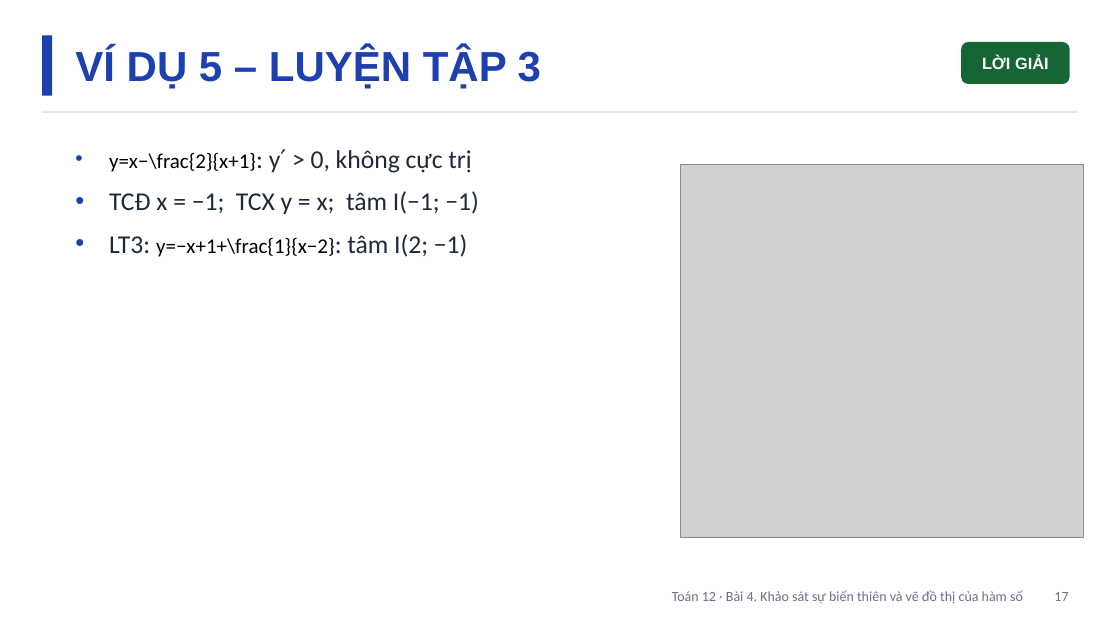
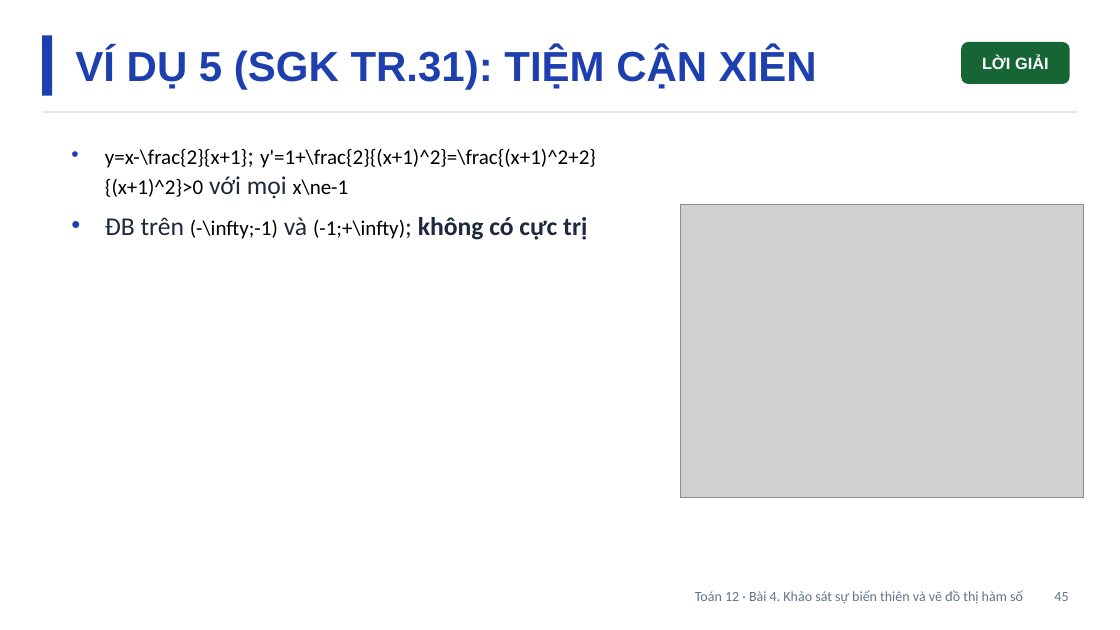
Before and after one commit to Trangtu66/Taode_thi_online, a slide deck: slide 45 of mon/toan/slide/lop12/Slide_TOAN12_Bai4_T14-18.pptx (slide 17 before the commit). Drawn at 1120x630 pixels with LibreOffice and Linux fonts; fonts in the diff are those of the drawing; grey boxes stand for pictures. Boxes give left, top, right and bottom in pixels: in the first picture for what was removed or moved away, otherwise in the second. Text is boxed around its words. In the diff, an @@ line names an element or a change of style, - is before the commit and + after.

```diff
--- a/mon/toan/slide/lop12/Slide_TOAN12_Bai4_T14-18.pptx
+++ b/mon/toan/slide/lop12/Slide_TOAN12_Bai4_T14-18.pptx
@@ text at (75,48,817,90): text changed @@
-VÍ DỤ 5 – LUYỆN TẬP 3
+VÍ DỤ 5 (SGK TR.31): TIỆM CẬN XIÊN
@@ text at (105,149,596,240): text changed; size 22 to 18 pt; text colour #1E293B to #000000 @@
-• y=x−\frac{2}{x+1}: y′ > 0, không cực trị
-• TCĐ x = −1; TCX y = x; tâm I(−1; −1)
-• LT3: y=−x+1+\frac{1}{x−2}: tâm I(2; −1)
+• y=x-\frac{2}{x+1}; y'=1+\frac{2}{(x+1)^2}=\frac{(x+1)^2+2}{(x+1)^2}>0 với mọi x\ne-1
+• ĐB trên (-\infty;-1) và (-1;+\infty); không có cực trị
@@ picture: place and size @@
-picture at (681,165,1084,538)
+picture at (681,204,1084,497)
@@ text at (695,590,1068,603): text changed @@
-Toán 12 · Bài 4. Khảo sát sự biến thiên và vẽ đồ thị của hàm số 17
+Toán 12 · Bài 4. Khảo sát sự biến thiên và vẽ đồ thị hàm số 45
```
Also in this commit, not shown: 22 other slides changed, 42 slides added, 1 slide removed.
